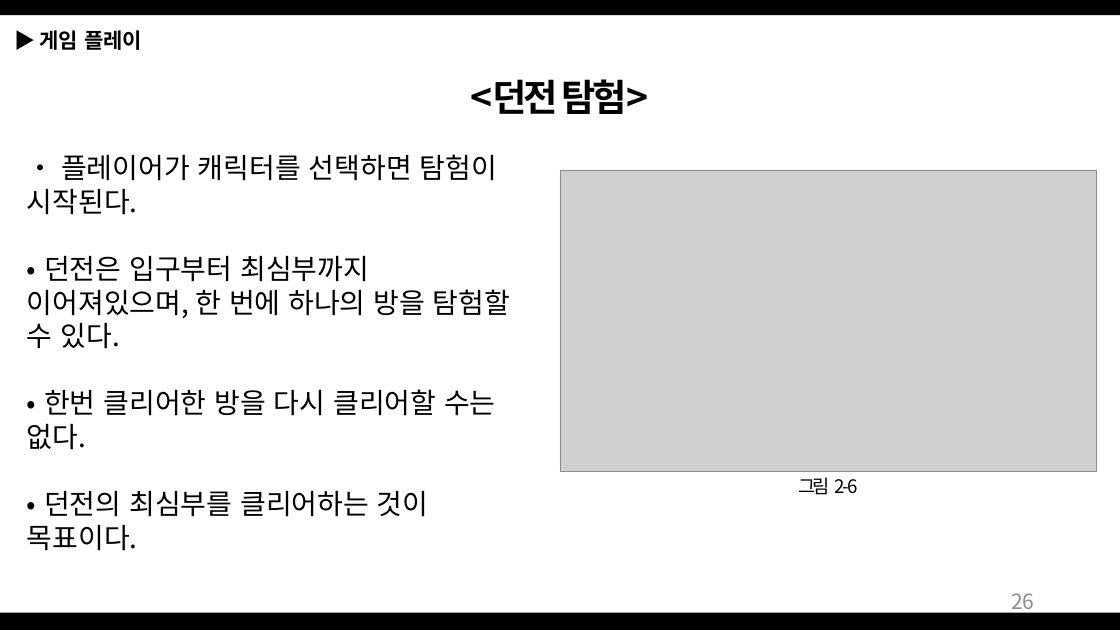
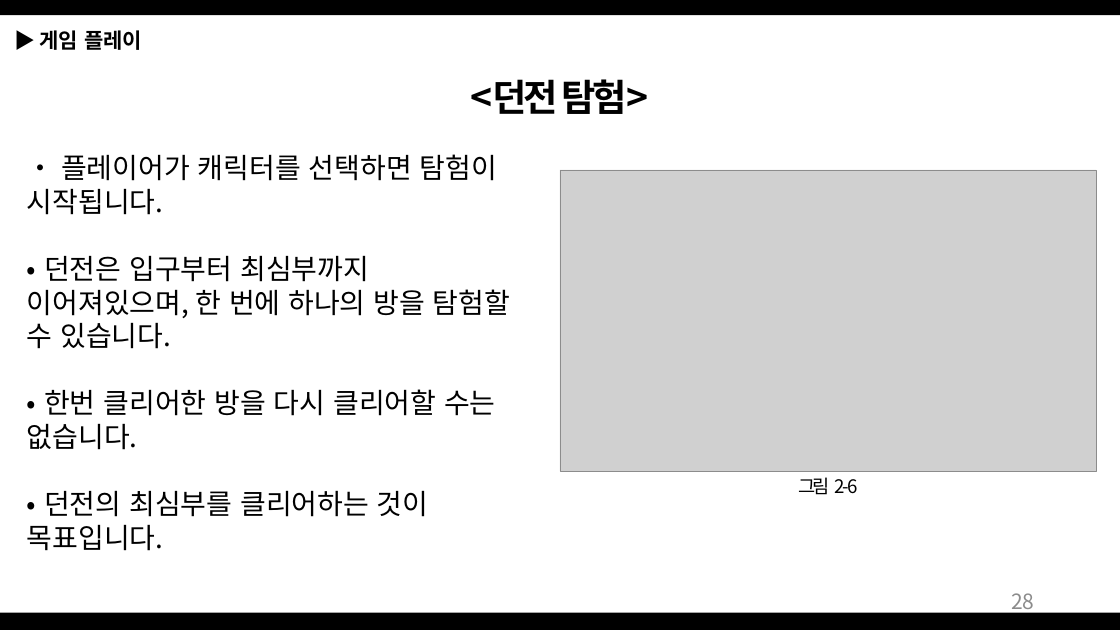
Before and after one commit to Bumizi/GameDesign, a slide deck: slide 28 of 2018 동계방학 기획자 특훈/Dungeon Tamer_190103.pptx (slide 26 before the commit). Drawn at 1120x630 pixels with LibreOffice and Linux fonts; fonts in the diff are those of the drawing; grey boxes stand for pictures. Boxes give left, top, right and bottom in pixels: in the first picture for what was removed or moved away, otherwise in the second. Text is boxed around its words. In the diff, an @@ line names an element or a change of style, - is before the commit and + after.

Commit message:
Dungeon Tamer 4차
제안서 4차
-피드백 적시
-던전 레벨디자인

```diff
--- a/2018 동계방학 기획자 특훈/Dungeon Tamer_190103.pptx
+++ b/2018 동계방학 기획자 특훈/Dungeon Tamer_190103.pptx
@@ text at (27,154,510,551): text changed @@
-• 플레이어가 캐릭터를 선택하면 탐험이 시작된다.
-• 던전은 입구부터 최심부까지 이어져있으며, 한 번에 하나의 방을 탐험할 수 있다.
-• 한번 클리어한 방을 다시 클리어할 수는 없다.
-• 던전의 최심부를 클리어하는 것이 목표이다.
+• 플레이어가 캐릭터를 선택하면 탐험이 시작됩니다.
+• 던전은 입구부터 최심부까지 이어져있으며, 한 번에 하나의 방을 탐험할 수 있습니다.
+• 한번 클리어한 방을 다시 클리어할 수는 없습니다.
+• 던전의 최심부를 클리어하는 것이 목표입니다.
@@ page number at (1011,593,1034,614): text changed @@
-26
+28
```
Also in this commit, not shown: 5 other slides changed, 2 slides added.
